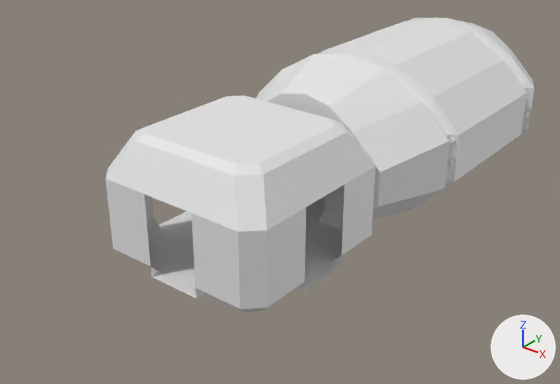
Before and after pictures for a commit that changed the Blender file Assets/Art/3D/Vessel/commandRoom.blend.
One viewpoint serves both versions: a 50 mm lens placed at (16.1, -29.3, 12.5), pointed at (-0.6, -8.4, -0.5). Arrows for +X, +Y and +Z are at lower right; the lights stay in place.

In view in the first picture: 'Plane', 'SubInteriorLowPoly'.
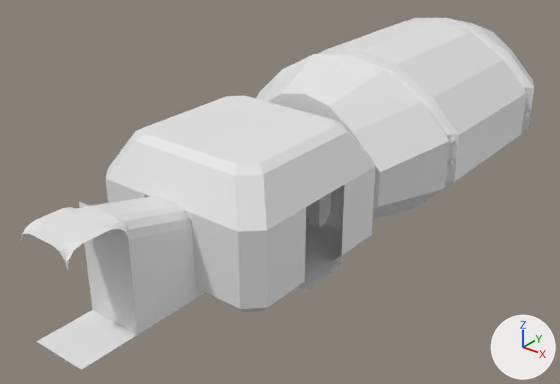
What differs and where, as boxes (x1, y1, x2, y2) in the pictures (560 x 384 px):
```json
{"object": "HallSegment", "change": "added", "after": [79, 197, 196, 334]}
{"object": "HallCenter", "change": "added", "after": [20, 206, 137, 370]}
{"object": "HallBlock", "change": "added", "after": [84, 229, 138, 335]}
{"object": "DoorFrame", "change": "added", "after": [309, 193, 331, 227]}
```

Scene script edits in JSON lines:
```json
{"op": "add", "block": "me_plane_009", "code": ["me_plane_009 = bpy.data.meshes.new('Plane.009')", "me_plane_009.from_pydata([(1.03, 1.03, 0.0), (-1.03, 1.03, 0.0), (-1.03, 1.03, 3.22), (1.03, 1.03, 3.22), (-0.49, 1.03, 3.77), (0.49, 1.03, 3.77), (0.76, 1.03, 3.69), (-0.76, 1.03, 3.69), (0.96, 1.03, 3.49), (-0.96, 1.03, 3.49)], [], [(9, 8, 6, 7), (7, 6, 5, 4), (8, 9, 2, 3), (0, 3, 2, 1)])"]}
{"op": "add", "block": "me_plane_008", "code": ["me_plane_008 = bpy.data.meshes.new('Plane.008')", "me_plane_008.from_pydata(...)  # 26 vertices, 18 faces, 2 loose edges; spans x 1.03..3.5, y -1.03..1.03, z 0.0..3.77"]}
{"op": "add", "block": "me_plane_006", "code": ["me_plane_006 = bpy.data.meshes.new('Plane.006')", "me_plane_006.from_pydata(...)  # 60 vertices, 38 faces; spans x -1.03..1.03, y -1.03..1.03, z 0.0..3.77"]}
{"op": "add", "block": "me_plane_001", "code": ["me_plane_001 = bpy.data.meshes.new('Plane.001')", "me_plane_001.from_pydata(...)  # 32 vertices, 22 faces; spans x -1.3..1.3, y -0.71..0.0, z -0.24..3.37"]}
{"op": "add", "block": "ob_hallblock", "code": ["ob_hallblock = bpy.data.objects.new('HallBlock', me_plane_009)", "ob_hallblock.location = (0.0, -18.25, -1.34)"]}
{"op": "add", "block": "ob_hallsegment", "code": ["ob_hallsegment = bpy.data.objects.new('HallSegment', me_plane_008)", "ob_hallsegment.location = (0.0, -18.25, -1.34)", "ob_hallsegment.rotation_euler = (0.0, 0.0, 1.571)  # degrees (0, 0, 90)"]}
{"op": "add", "block": "ob_hallcenter", "code": ["ob_hallcenter = bpy.data.objects.new('HallCenter', me_plane_006)", "ob_hallcenter.location = (0.0, -18.25, -1.34)"]}
{"op": "add", "block": "ob_doorframe", "code": ["ob_doorframe = bpy.data.objects.new('DoorFrame', me_plane_001)", "ob_doorframe.location = (0.0, -7.78, -1.32)"]}
```
